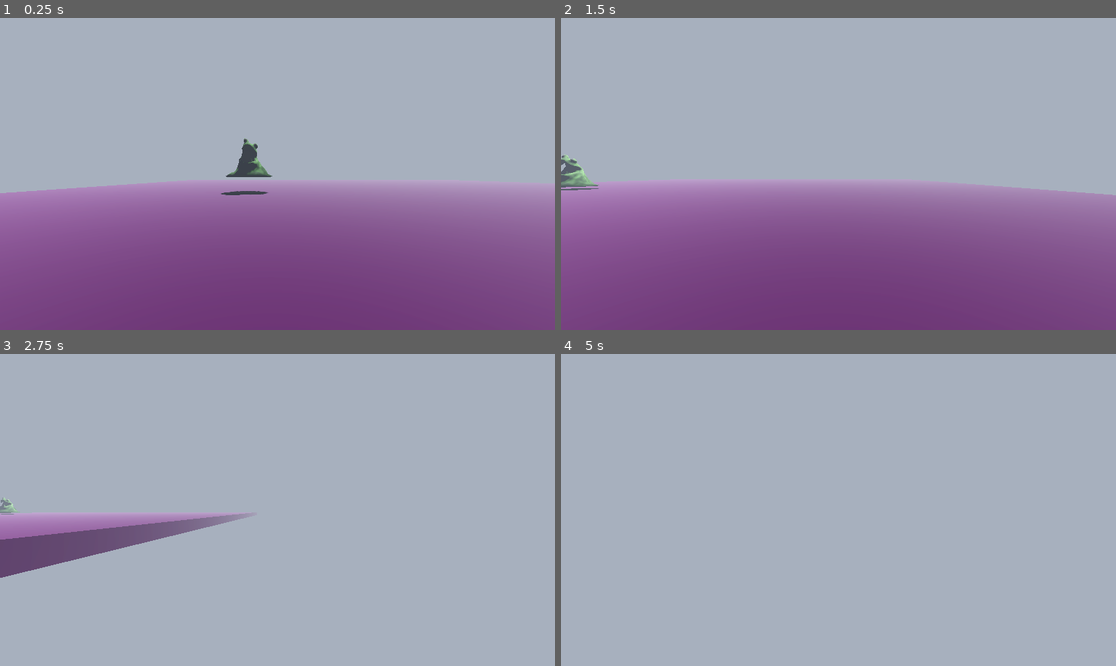
Above: before the commit, frames 1-4 (two rows, left to right).
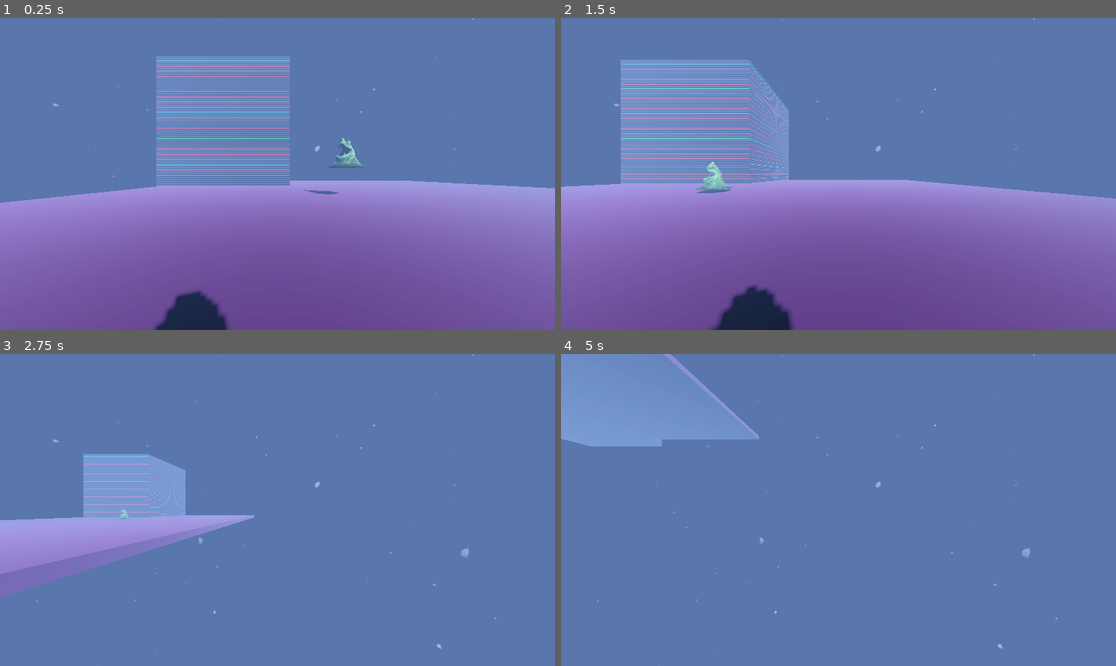
Above: after the commit, the same moments.

Repository: ChoppingSlime/3d_practice_project
Game: Godot game, scene res://levels/main.tscn
The game is run twice, just before and just after one commit, with the same random seed, the same clock (stepped at 60 frames per second) and the same inputs.
Inputs:
- Up to frame 1 (0.25 s): no input
- Up to frame 2 (1.5 s): hold D (go_right) 0.53-1.28 s; hold Space (jump) 0.53-1.28 s; hold S (go_back) from 1.28 s (still down); tap Ctrl (sneak) at 1.35 s
- Up to frame 3 (2.75 s): tap Space (jump) at 1.52, 1.55, 1.82, 2.3 s; release S (go_back) at 2.03 s; hold D (go_right) from 2.03 s (still down); hold Shift (sprint) from 2.03 s (still down)
- Up to frame 4 (5 s): release D (go_right) at 2.78 s; release Shift (sprint) at 2.78 s; hold W (go_forward) 2.78-3.53 s; tap Space (jump) at 2.85, 3.02, 3.32, 3.77, 3.8, 4.07, 4.52, 4.55, 4.82 s; hold Ctrl (sneak) 3.53-4.28 s; hold A (go_left) from 3.53 s (still down); tap Shift (sprint) at 4.35 s

The runs differ from the first frame. In frame 1, 99% of the frame differs, in the area x 0-100%, y 0-100%; in frame 2, 90%; in frame 3, 100%; in frame 4, 100%.

Commit message:
Added jump component

Diff:
--- a/Components/InputComponent/input_component.gd
+++ b/Components/InputComponent/input_component.gd
@@ -24,3 +24,6 @@
 
 func get_sneak_input() -> bool:
 	return Input.is_action_pressed("sneak")
+
+func get_quit_input() -> bool:
+	return Input.is_action_pressed("quit")
--- /dev/null
+++ b/Components/JumpComponent/jump_component.gd
@@ -0,0 +1,61 @@
+class_name JumpComponent
+extends Node
+
+# Jump Configuration
+@export_group("Jump Properties")
+@export var jump_velocity: float = 7.0  ## Higher magnitude = faster upward jump
+
+@export_group("Assist Timers")
+@export var jump_buffer_timer: Timer
+
+var jumping: bool = false
+
+var last_frame_on_floor: bool = false
+
+# Main jump handling function - called from player's _physics_process
+func handle_jump(body: CharacterBody3D, jump_pressed: bool, jump_released: bool) -> void:
+	# Track state changes
+	var just_landed = has_just_landed(body)
+
+	# Handle jump buffer
+	if jump_pressed and not body.is_on_floor_only():
+		jump_buffer_timer.start()
+
+	# Reset jumps when landing
+	if just_landed:
+		jumping = false
+
+	# Attempt to jump if conditions are met
+	if should_jump(body, jump_pressed):
+		perform_jump(body)
+
+	# Update state for next frame
+	last_frame_on_floor = body.is_on_floor_only()
+
+# Check if player should jump (separated logic for clarity)
+func should_jump(body: CharacterBody3D, jump_pressed: bool) -> bool:
+	# Jump from buffer when landing
+	if body.is_on_floor_only() and not jump_buffer_timer.is_stopped():
+		return true
+
+	return jump_pressed and body.is_on_floor_only()
+
+# Perform the actual jump
+func perform_jump(body: CharacterBody3D) -> void:
+	# Apply velocity
+
+	body.velocity.y = jump_velocity
+
+	# Update state
+	jumping = true
+	jump_buffer_timer.stop()
+
+
+
+# Helper method to detect if player just landed
+func has_just_landed(body: CharacterBody3D) -> bool:
+	return body.is_on_floor_only() and not last_frame_on_floor
+
+# Helper method to detect if player just left a ledge
+func has_just_left_ledge(body: CharacterBody3D) -> bool:
+	return not body.is_on_floor_only() and last_frame_on_floor and not jumping
--- /dev/null
+++ b/Components/JumpComponent/jump_component.tscn
@@ -0,0 +1,11 @@
+[gd_scene load_steps=2 format=3 uid="uid://ufstl0mw4kkf"]
+
+[ext_resource type="Script" uid="uid://d2sbq4fctirf4" path="res://Components/JumpComponent/jump_component.gd" id="1_hlfkw"]
+
+[node name="JumpComponent" type="Node" node_paths=PackedStringArray("jump_buffer_timer")]
+script = ExtResource("1_hlfkw")
+jump_buffer_timer = NodePath("JumpBufferTimer")
+
+[node name="JumpBufferTimer" type="Timer" parent="."]
+wait_time = 0.3
+one_shot = true
--- /dev/null
+++ b/levels/main.gd
@@ -0,0 +1,7 @@
+extends Node3D
+
+@export var input_component: InputComponent
+
+func _process(_delta: float) -> void:
+	if input_component.get_quit_input():
+		get_tree().quit()
--- a/levels/main.tscn
+++ b/levels/main.tscn
@@ -1,9 +1,11 @@
-[gd_scene load_steps=9 format=3 uid="uid://drm3x7a81s54b"]
+[gd_scene load_steps=11 format=3 uid="uid://drm3x7a81s54b"]
 
+[ext_resource type="Script" uid="uid://cxydisvpuswmf" path="res://levels/main.gd" id="1_5k4jt"]
 [ext_resource type="PackedScene" uid="uid://b6tg2anm1evlw" path="res://scenes/TestCube/test_cube.tscn" id="1_2262g"]
 [ext_resource type="Texture2D" uid="uid://c8swi3qy4p6fk" path="res://levels/test1.png" id="1_l8qe7"]
 [ext_resource type="PackedScene" uid="uid://c2sqgipck6if4" path="res://scenes/Player/player.tscn" id="2_wdj6m"]
 [ext_resource type="PackedScene" uid="uid://buqi4u6wspsdh" path="res://scenes/Oozey/oozey.tscn" id="4_m1504"]
+[ext_resource type="PackedScene" uid="uid://b3yv86pke012g" path="res://Components/InputComponent/input_component.tscn" id="6_qy63d"]
 
 [sub_resource type="PanoramaSkyMaterial" id="PanoramaSkyMaterial_m1504"]
 panorama = ExtResource("1_l8qe7")
@@ -17,17 +19,24 @@
 tonemap_mode = 2
 glow_enabled = true
 fog_enabled = true
+fog_light_color = Color(0.386223, 0.496525, 0.734683, 1)
+fog_sun_scatter = 0.44
+fog_density = 0.0248
+fog_aerial_perspective = 0.489
+volumetric_fog_albedo = Color(0.440715, 0.638315, 0.96135, 1)
 
 [sub_resource type="StandardMaterial3D" id="StandardMaterial3D_ri1ix"]
 albedo_color = Color(0.263985, 5.72636e-05, 0.271713, 1)
 
-[node name="Main" type="Node3D"]
+[node name="Main" type="Node3D" node_paths=PackedStringArray("input_component")]
+script = ExtResource("1_5k4jt")
+input_component = NodePath("InputComponent")
 
 [node name="WorldEnvironment" type="WorldEnvironment" parent="."]
 environment = SubResource("Environment_wdj6m")
 
 [node name="DirectionalLight3D" type="DirectionalLight3D" parent="."]
-transform = Transform3D(-0.866025, -0.433013, 0.25, 0, 0.5, 0.866025, -0.5, 0.75, -0.433013, -2, 20, -1)
+transform = Transform3D(0.900708, -0.202223, 0.384488, -0.0954471, 0.771305, 0.629268, -0.42381, -0.603485, 0.675419, -1.23181, 19.7298, -1.683)
 shadow_enabled = true
 
 [node name="CSGBox3D" type="CSGBox3D" parent="."]
@@ -37,10 +46,12 @@
 material = SubResource("StandardMaterial3D_ri1ix")
 
 [node name="TestCube" parent="." instance=ExtResource("1_2262g")]
-transform = Transform3D(1, 0, 0, 0, 1, 0, 0, 0, 1, -6.7536, -11.7724, -2.69991)
+transform = Transform3D(1, 0, 0, 0, 1, 0, 0, 0, 1, -17.7186, -11.7724, -67.9027)
 
 [node name="Player" parent="." instance=ExtResource("2_wdj6m")]
 transform = Transform3D(1, 0, 0, 0, 1, 0, 0, 0, 1, -7.40923, 2.54689, -26.0759)
 
 [node name="Oozey" parent="." instance=ExtResource("4_m1504")]
-transform = Transform3D(1, 0, 0, 0, 1, 0, 0, 0, 1, -9.74906, 3.38525, -41.7606)
+transform = Transform3D(0.369455, 0, -0.929249, 0, 1, 0, 0.929249, 0, 0.369455, -0.66876, 4.96393, -41.7606)
+
+[node name="InputComponent" parent="." instance=ExtResource("6_qy63d")]
--- a/project.godot
+++ b/project.godot
@@ -14,6 +14,11 @@
 run/main_scene="uid://drm3x7a81s54b"
 config/features=PackedStringArray("4.4", "Forward Plus")
 config/icon="res://icon.svg"
+
+[display]
+
+window/size/viewport_width=1920
+window/size/viewport_height=1080
 
 [input]
 
@@ -44,7 +49,7 @@
 }
 quit={
 "deadzone": 0.2,
-"events": [Object(InputEventKey,"resource_local_to_scene":fa …(66 unchanged characters)… se,"shift_pressed":false,"ctrl_pressed":true,"meta_pressed":false,"pressed":false," …(104 unchanged characters)…
+"events": [Object(InputEventKey,"resource_local_to_scene":fa …(66 unchanged characters)… se,"shift_pressed":false,"ctrl_pressed":false,"meta_pressed":false,"pressed":false," …(104 unchanged characters)…
 ]
 }
 sneak={
--- a/scenes/Player/player.gd
+++ b/scenes/Player/player.gd
@@ -6,9 +6,12 @@
 @export var gravity_component : GravityComponet
 @export var movement_component : MovementComponent
 @export var input_component : InputComponent
+@export var jump_component : JumpComponent
 
 func _physics_process(delta: float) -> void:
 	gravity_component.handle_gravity(self, delta)
+	jump_component.handle_jump(self,input_component.get_jump_pressed(),input_component.get_jump_released())
+
 	movement_component.handle_horizontal_movement(
 		self,
 		input_component.input_horizontal,
--- a/scenes/Player/player.tscn
+++ b/scenes/Player/player.tscn
@@ -1,10 +1,11 @@
-[gd_scene load_steps=9 format=3 uid="uid://c2sqgipck6if4"]
+[gd_scene load_steps=10 format=3 uid="uid://c2sqgipck6if4"]
 
 [ext_resource type="Script" uid="uid://c08dvyaholltw" path="res://scenes/Player/player.gd" id="1_1kbk7"]
 [ext_resource type="PackedScene" uid="uid://bej1n810ykpqo" path="res://Components/GravityComponent/gravity_component.tscn" id="1_cyojo"]
 [ext_resource type="Script" uid="uid://dwy6ianpq1epu" path="res://scenes/Player/camera_3d.gd" id="2_uiqp4"]
 [ext_resource type="PackedScene" uid="uid://dalgysd5s774m" path="res://Components/MovementComponent/movement_component.tscn" id="3_gqjuk"]
 [ext_resource type="PackedScene" uid="uid://b3yv86pke012g" path="res://Components/InputComponent/input_component.tscn" id="4_c4h5g"]
+[ext_resource type="PackedScene" uid="uid://ufstl0mw4kkf" path="res://Components/JumpComponent/jump_component.tscn" id="6_hvfru"]
 
 [sub_resource type="CapsuleShape3D" id="CapsuleShape3D_kk62l"]
 
@@ -12,13 +13,18 @@
 albedo_color = Color(1, 1, 0, 1)
 
 [sub_resource type="CameraAttributesPractical" id="CameraAttributesPractical_kk62l"]
+exposure_multiplier = 0.941
+dof_blur_far_enabled = true
+dof_blur_far_distance = 27.42
+dof_blur_near_enabled = true
 
-[node name="Player" type="CharacterBody3D" node_paths=PackedStringArray("camera", "gravity_component", "movement_component", "input_component")]
+[node name="Player" type="CharacterBody3D" node_paths=PackedStringArray("camera", "gravity_component", "movement_component", "input_component", "jump_component")]
 script = ExtResource("1_1kbk7")
 camera = NodePath("Camera3D")
 gravity_component = NodePath("GravityComponent")
 movement_component = NodePath("MovementComponent")
 input_component = NodePath("InputComponent")
+jump_component = NodePath("JumpComponent")
 
 [node name="CollisionShape3D" type="CollisionShape3D" parent="."]
 shape = SubResource("CapsuleShape3D_kk62l")
@@ -30,6 +36,8 @@
 [node name="Camera3D" type="Camera3D" parent="." node_paths=PackedStringArray("input_component", "camera_def_pos", "camera_sneak_pos")]
 transform = Transform3D(1, 0, 0, 0, 1, 0, 0, 0, 1, 0, 0.415326, 0)
 attributes = SubResource("CameraAttributesPractical_kk62l")
+current = true
+fov = 89.7
 script = ExtResource("2_uiqp4")
 input_component = NodePath("../InputComponent")
 camera_def_pos = NodePath("../CameraDefPos")
@@ -42,9 +50,12 @@
 transform = Transform3D(1, 0, 0, 0, 1, 0, 0, 0, 1, 0, -0.162524, 0)
 
 [node name="GravityComponent" parent="." instance=ExtResource("1_cyojo")]
+gravity = 10.0
 
 [node name="MovementComponent" parent="." instance=ExtResource("3_gqjuk")]
 air_accel_speed = 1.0
 air_decel_speed = 0.3
 
 [node name="InputComponent" parent="." instance=ExtResource("4_c4h5g")]
+
+[node name="JumpComponent" parent="." instance=ExtResource("6_hvfru")]
Not shown, added: Components/JumpComponent/jump_component.gd.uid
Not shown, added: levels/main.gd.uid
